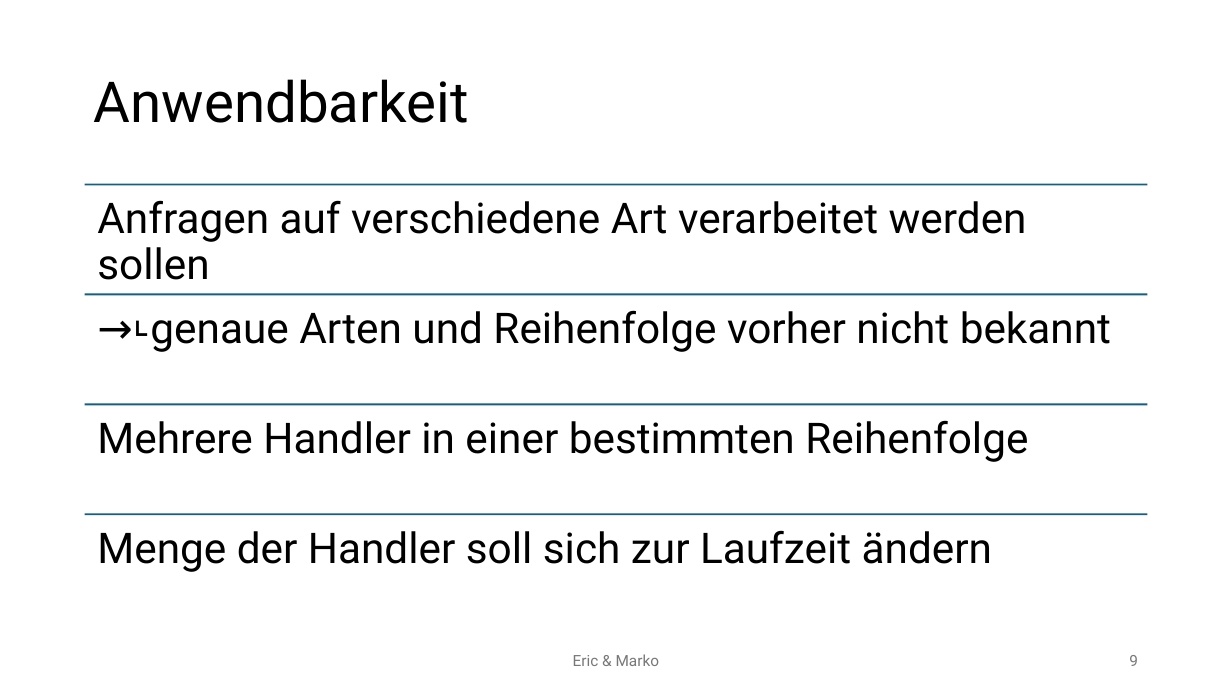
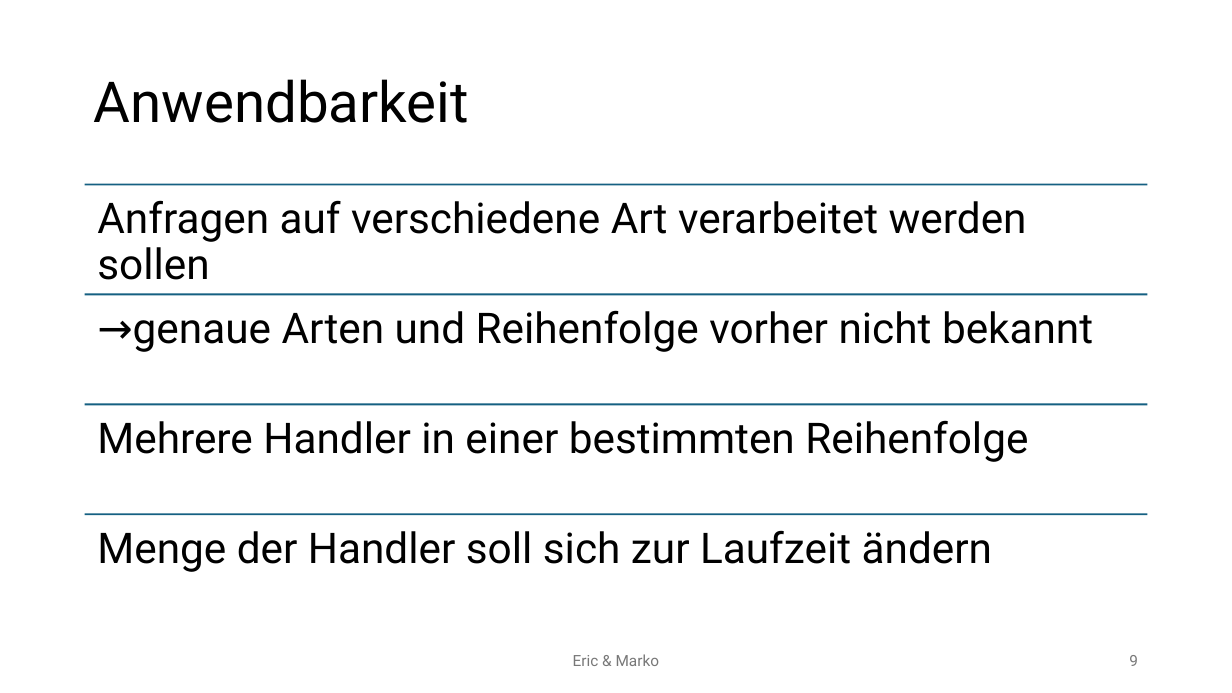
Before and after one commit to sonrotz0815/Chain_of_Responsibility, a slide deck: slide 9 of Präsentation/Chain of Responsibility.pptx. Drawn at 1232x693 pixels with LibreOffice and Linux fonts; fonts in the diff are those of the drawing. Boxes give left, top, right and bottom in pixels: in the first picture for what was removed or moved away, otherwise in the second. Text is boxed around its words. In the diff, an @@ line names an element or a change of style, - is before the commit and + after.

```diff
--- a/Präsentation/Chain of Responsibility.pptx
+++ b/Präsentation/Chain of Responsibility.pptx
@@ text at bbox=[133, 310, 1093, 352]: text changed @@
-→˪genaue Arten und Reihenfolge vorher nicht bekannt
+→genaue Arten und Reihenfolge vorher nicht bekannt
```
Also in this commit, not shown: 5 other slides changed, 1 other file.
